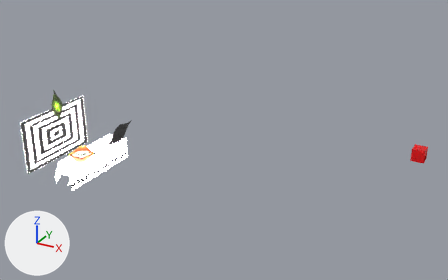
A saved change to the glTF model assets/models/scenes/scene3.glb.
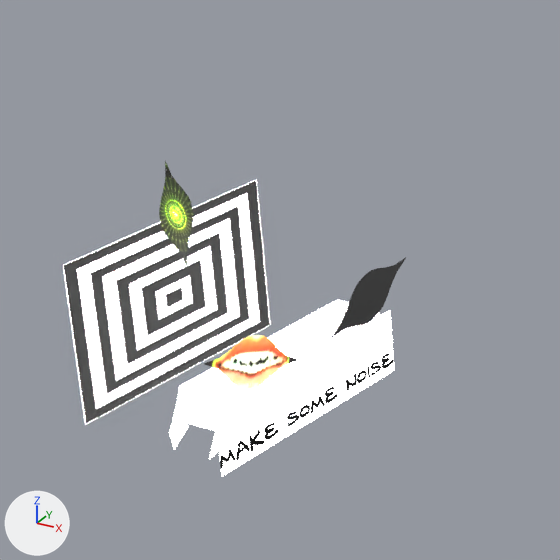
Each version appears first whole from a 50 mm camera at (4.83, -5.22, 3.56) aimed at (1.89, 0.13, 0.89), and next in a close-up on the part from 0% to 40% of the width and 13% to 78% of the height. Every picture has the same lights, and +X, +Y and +Z are marked at lower left. Where no turn or scale is listed for an object, it has been applied to the vertices. Vertices at the same position are counted once.

Before the edit, the objects in view are built like this:
```python
ob_eye3 = bpy.data.objects.new('eye3', me_circle_005)
ob_eye3.location = (-0.366, 0.018, 0.899)
ob_eye3.rotation_euler = (-1.468, -0.596, -1.67)  # degrees (-84, -34, -96)
ob_eye3.scale = (-0.0861, -0.0861, -0.0861)
ob_eyed = bpy.data.objects.new('eyed', me_circle_003)
ob_eyed.location = (0.298, -0.368, 0.566)
ob_eyed.rotation_euler = (-1.581, 1.257, -1.579)  # degrees (-91, 72, -90)
ob_eyed.scale = (-0.101, -0.101, -0.101)
ob_eyeg = bpy.data.objects.new('eyeg', me_circle_004)
ob_eyeg.location = (0.298, -0.353, 0.56)
ob_eyeg.rotation_euler = (-1.575, 0.584, -1.574)  # degrees (-90, 33, -90)
ob_eyeg.scale = (-0.101, -0.101, -0.101)
ob_table = bpy.data.objects.new('table', me_mesh_3)
ob_table.location = (0.141, 0.0, 0.661)
ob_toile_av = bpy.data.objects.new('toile av', me_mesh_0_002)
ob_toile_av.location = (0.277, -0.025, 0.305)
ob_toile_av.rotation_euler = (0.0, -1.571, 0.0)  # degrees (0, -90, 0)
ob_toile_av.scale = (-0.138, -0.529, -0.656)
# also in view: 'toile ar' at (-0.41, 0.0, 0.54)
```
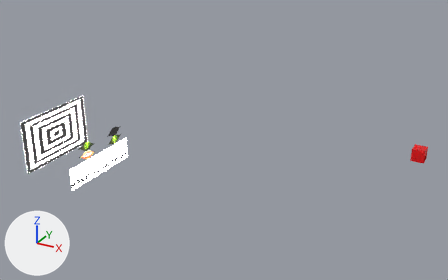
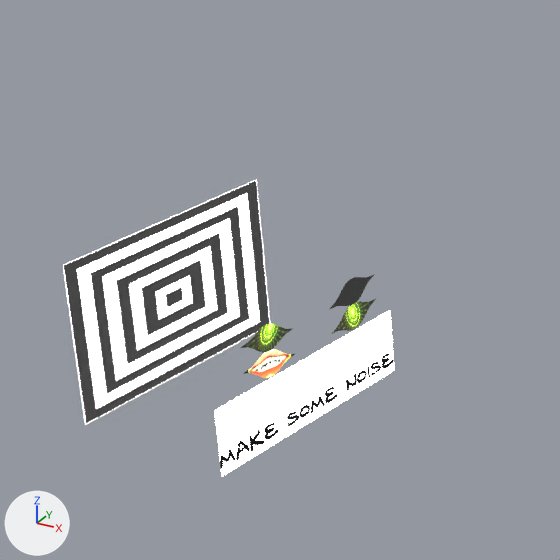
What differs and where, as boxes [x1, y1, x2, y2] in the close-ups (560 x 560 px):
```json
{"object": "table", "change": "deleted", "before": [169, 300, 380, 460]}
{"object": "eye3", "change": "surface changed, moved, turned, rescaled", "before": [159, 160, 193, 267], "after": [240, 323, 292, 353]}
{"object": "eyeg", "change": "moved, turned, rescaled", "before": [204, 335, 297, 389], "after": [243, 349, 295, 378]}
{"object": "eyed", "change": "deleted", "before": [330, 258, 406, 339]}
{"object": "eyeg.004", "change": "added", "after": [330, 274, 375, 309]}
{"object": "eyeg.001", "change": "added", "after": [332, 299, 376, 334]}
```

Scene script edits in JSON lines:
```json
{"block": "me_circle_005", "where": "me_circle_005.from_pydata(...)  # 34 vertices, 32 faces; spans x -1.56..1.56, y -2.16..2.16, z -0.01..0.01"}
{"block": "me_circle_005", "where": "# used by ob_eye3; location = (-0.366, 0.018, 0.899); rotation_euler = (-1.468, -0.596, -1.67), in degrees (-84, -34, -96); scale = (-0.0861, -0.0861, -0.0861)"}
{"block": "me_circle_005", "change": "me_circle_005 part 1: texture (UV) coordinates of 32 of 32 faces, centred in x -1.25..1.25, y -1.72..1.72, z -0.01..0.01, changed; they spanned u 0.03..0.96, v 0.05..0.95 and now span u 0.16..0.87, v 0.32..0.94"}
{"op": "add", "block": "me_circle_008", "code": ["me_circle_008 = bpy.data.meshes.new('Circle.008')", "me_circle_008.from_pydata(...)  # 34 vertices, 32 faces; spans x -1.56..1.56, y -2.16..2.16, z -0.01..0.01", "me_circle_008.materials.append(mat_vj_eye_d)"]}
{"op": "add", "block": "me_circle_007", "code": ["me_circle_007 = bpy.data.meshes.new('Circle.007')", "me_circle_007.from_pydata(...)  # 34 vertices, 32 faces; spans x -1.56..1.56, y -2.16..2.16, z -0.01..0.01", "me_circle_007.materials.append(mat_vj_eye_3)"]}
{"op": "remove", "block": "ob_table", "code": ["ob_table = bpy.data.objects.new('table', me_mesh_3)", "ob_table.location = (0.141, 0.0, 0.661)"]}
{"op": "remove", "block": "ob_eyed", "code": ["ob_eyed = bpy.data.objects.new('eyed', me_circle_003)", "ob_eyed.location = (0.298, -0.368, 0.566)", "ob_eyed.rotation_euler = (-1.581, 1.257, -1.579)  # degrees (-91, 72, -90)", "ob_eyed.scale = (-0.101, -0.101, -0.101)"]}
{"op": "set", "path": "ob_eyeg.location", "old": "(0.298, -0.353, 0.56)", "new": "(0.274, -0.234, 0.5)"}
{"op": "set", "path": "ob_eyeg.rotation_euler", "old": "(-1.575, 0.584, -1.574)", "new": "(1.516, -0.842, 1.555)", "note": "degrees (-90, 33, -90) -> degrees (87, -48, 89)"}
{"op": "set", "path": "ob_eyeg.scale", "old": "(-0.101, -0.101, -0.101)", "new": "(-0.0531, -0.0531, -0.0531)"}
{"op": "set", "path": "ob_eye3.location", "old": "(-0.366, 0.018, 0.899)", "new": "(0.274, -0.234, 0.605)"}
{"op": "set", "path": "ob_eye3.rotation_euler", "old": "(-1.468, -0.596, -1.67)", "new": "(1.516, -0.842, 1.555)", "note": "degrees (-84, -34, -96) -> degrees (87, -48, 89)"}
{"op": "set", "path": "ob_eye3.scale", "old": "(-0.0861, -0.0861, -0.0861)", "new": "(-0.0531, -0.0531, -0.0531)"}
{"op": "add", "block": "ob_eyeg_004", "code": ["ob_eyeg_004 = bpy.data.objects.new('eyeg.004', me_circle_008)", "ob_eyeg_004.location = (0.274, 0.276, 0.605)", "ob_eyeg_004.rotation_euler = (1.526, -1.132, 1.547)  # degrees (87, -65, 89)", "ob_eyeg_004.scale = (-0.0531, -0.0531, -0.0531)"]}
{"op": "add", "block": "ob_eyeg_001", "code": ["ob_eyeg_001 = bpy.data.objects.new('eyeg.001', me_circle_007)", "ob_eyeg_001.location = (0.274, 0.276, 0.5)", "ob_eyeg_001.rotation_euler = (1.526, -1.132, 1.547)  # degrees (87, -65, 89)", "ob_eyeg_001.scale = (-0.0531, -0.0531, -0.0531)"]}
```
